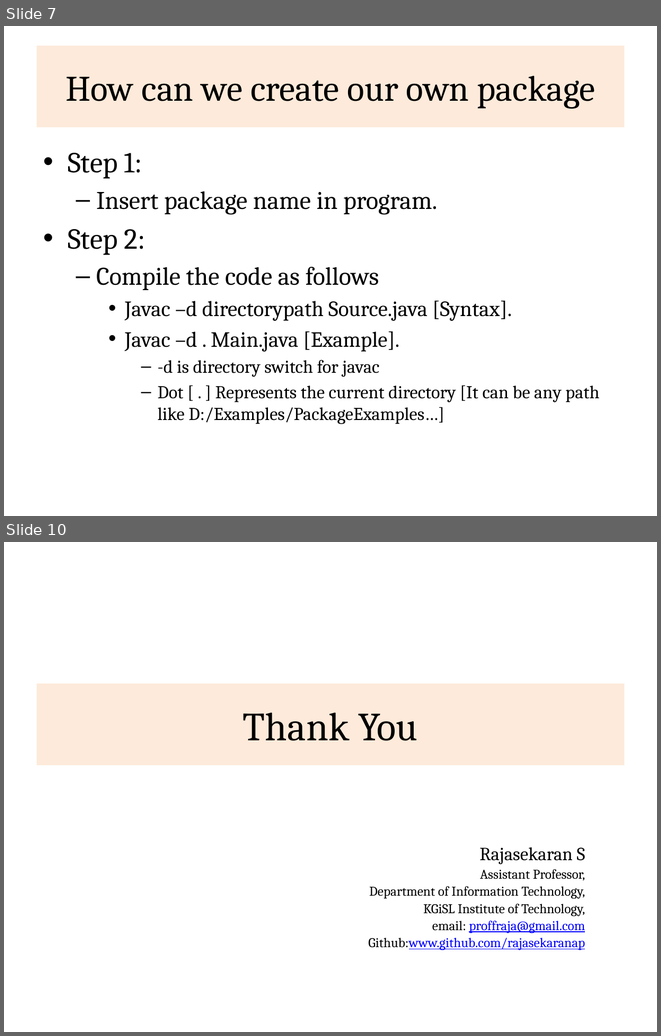
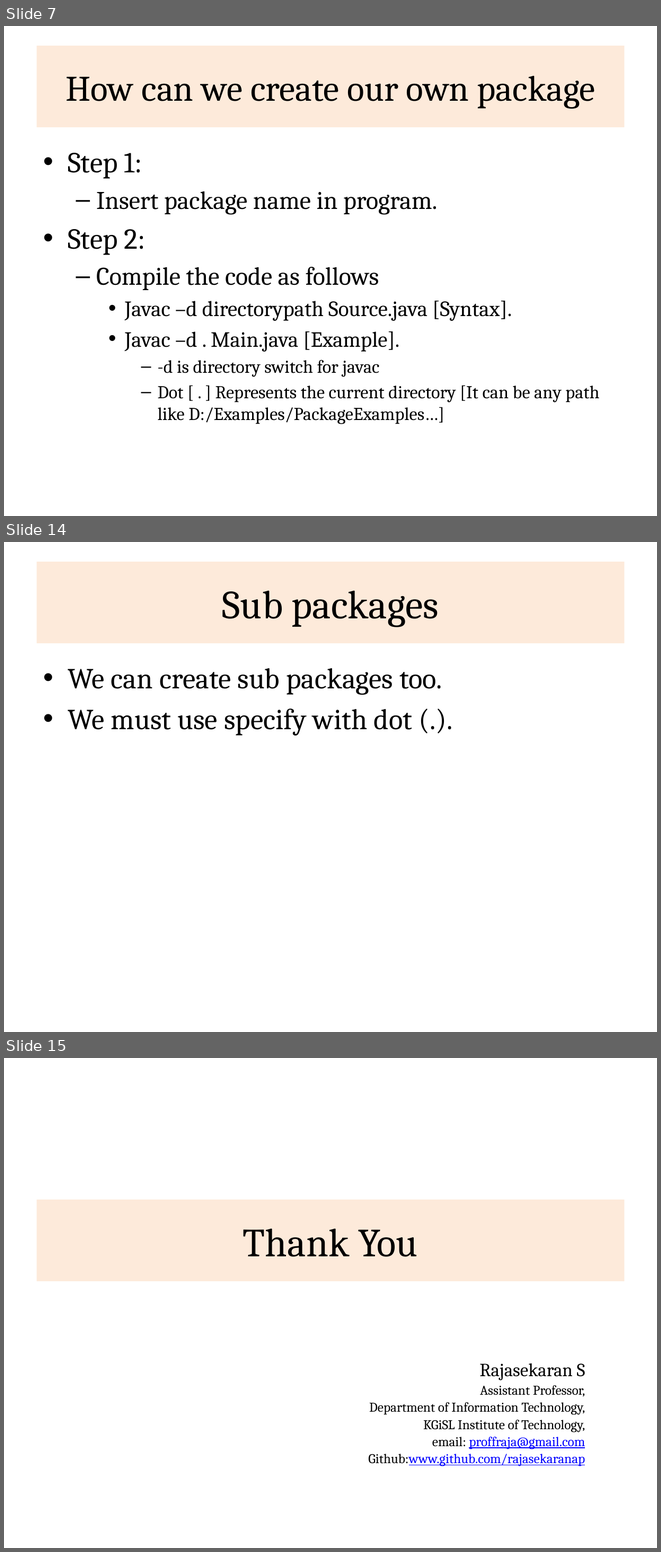
Before and after one commit to rajasekaran36/CS8392-OOPS, a slide deck: Slides/Unit 1/CS8392_U1_Packages.pptx. Shown one above the other, each under a label of ours: slides 7 and 10 before the commit, slides 7, 14 and 15 after it; the slides between them are not shown. The pictures are 661x1036 and 661x1552 pixels, drawn with LibreOffice and Linux fonts; fonts in the diff are those of the drawing. Boxes give left, top, right and bottom in pixels: in the first picture for what was removed or moved away, otherwise in the second. Text is boxed around its words. In the diff, an @@ line names an element or a change of style, - is before the commit and + after.

```diff
--- a/Slides/Unit 1/CS8392_U1_Packages.pptx
+++ b/Slides/Unit 1/CS8392_U1_Packages.pptx
@@ slide 14 added at (x1=4, y1=542, x2=657, y2=1032), background #FFFFFF @@
@@ title added at (x1=37, y1=562, x2=624, y2=643), fill #FDEADA, 44 pt, text #000000 @@
+Sub packages
@@ text added at (x1=68, y1=668, x2=442, y2=735), 32 pt, text #000000 @@
+• We can create sub packages too.
+• We must use specify with dot (.).
@@ what was slide 10 is now slide 15 @@
```
Also in this commit, not shown: 2 slides changed, 4 other slides added, 53 other files.
